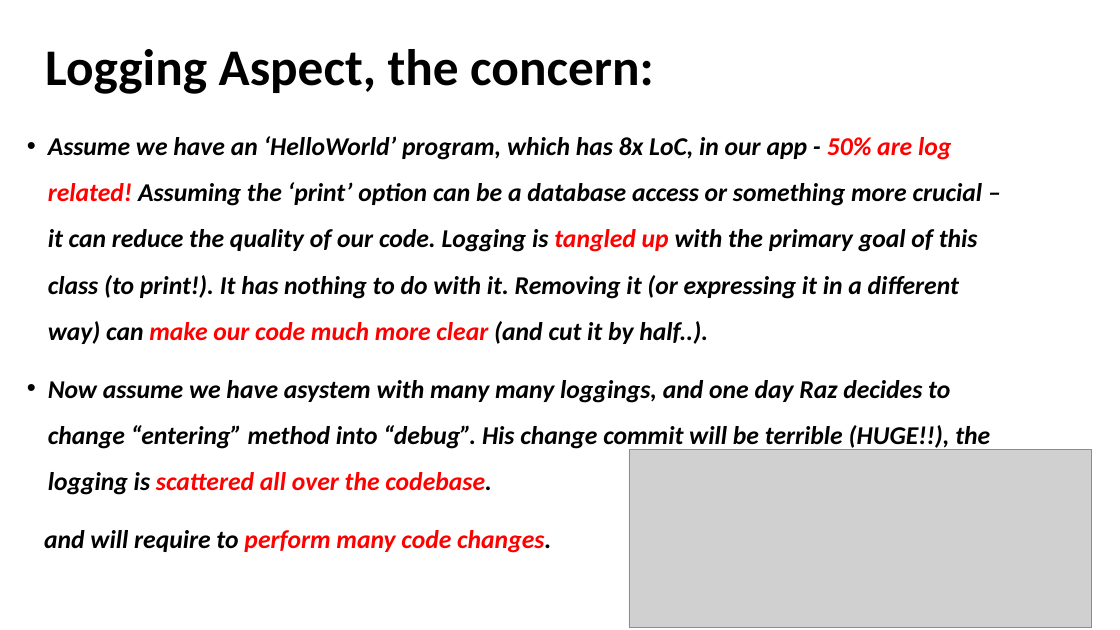
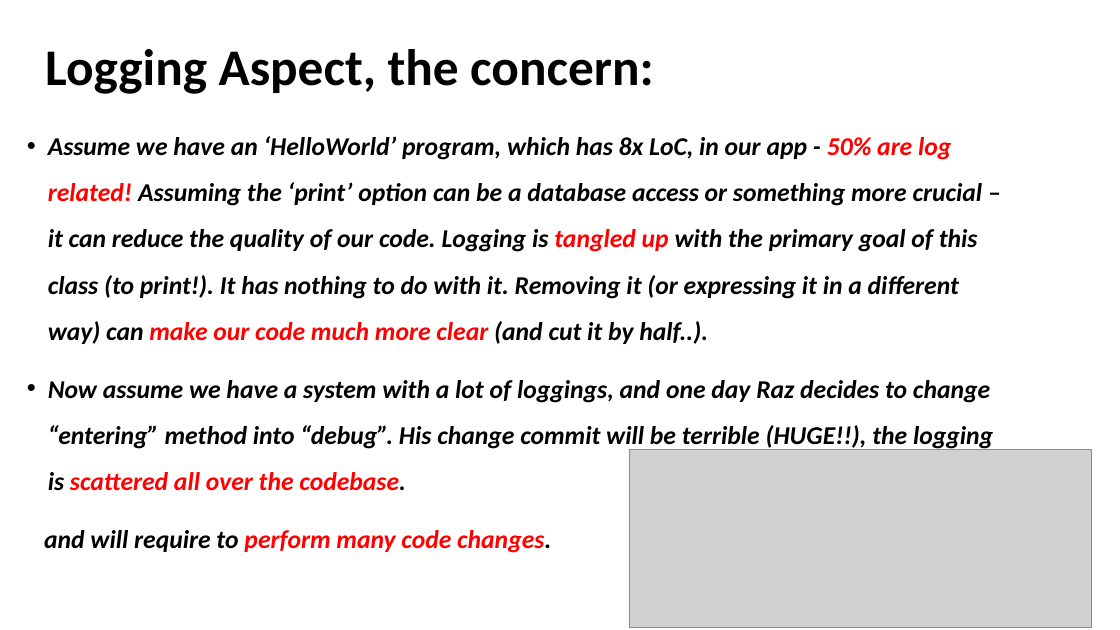
Before and after one commit to akotek/AOP, a slide deck: slide 10 of src/Final Project Presentation.pptx. Drawn at 1120x630 pixels with LibreOffice and Linux fonts; fonts in the diff are those of the drawing; grey boxes stand for pictures. Boxes give left, top, right and bottom in pixels: in the first picture for what was removed or moved away, otherwise in the second. Text is boxed around its words. In the diff, an @@ line names an element or a change of style, - is before the commit and + after.

```diff
--- a/src/Final Project Presentation.pptx
+++ b/src/Final Project Presentation.pptx
@@ text at bbox=[48, 380, 993, 491]: text changed @@
-• Now assume we have asystem with many many loggings, and one day Raz decides to change “entering” method into “debug”. His change commit will be terrible (HUGE!!), the logging is scattered all over the codebase.
+• Now assume we have a system with a lot of loggings, and one day Raz decides to change “entering” method into “debug”. His change commit will be terrible (HUGE!!), the logging is scattered all over the codebase.
```
Also in this commit, not shown: 24 other slides changed, 2 slides added.
